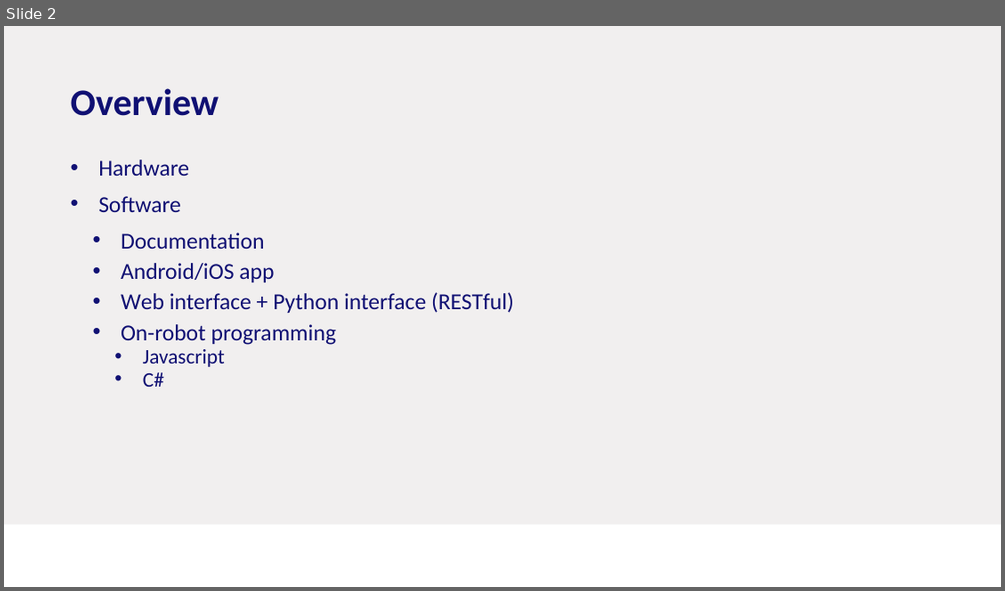
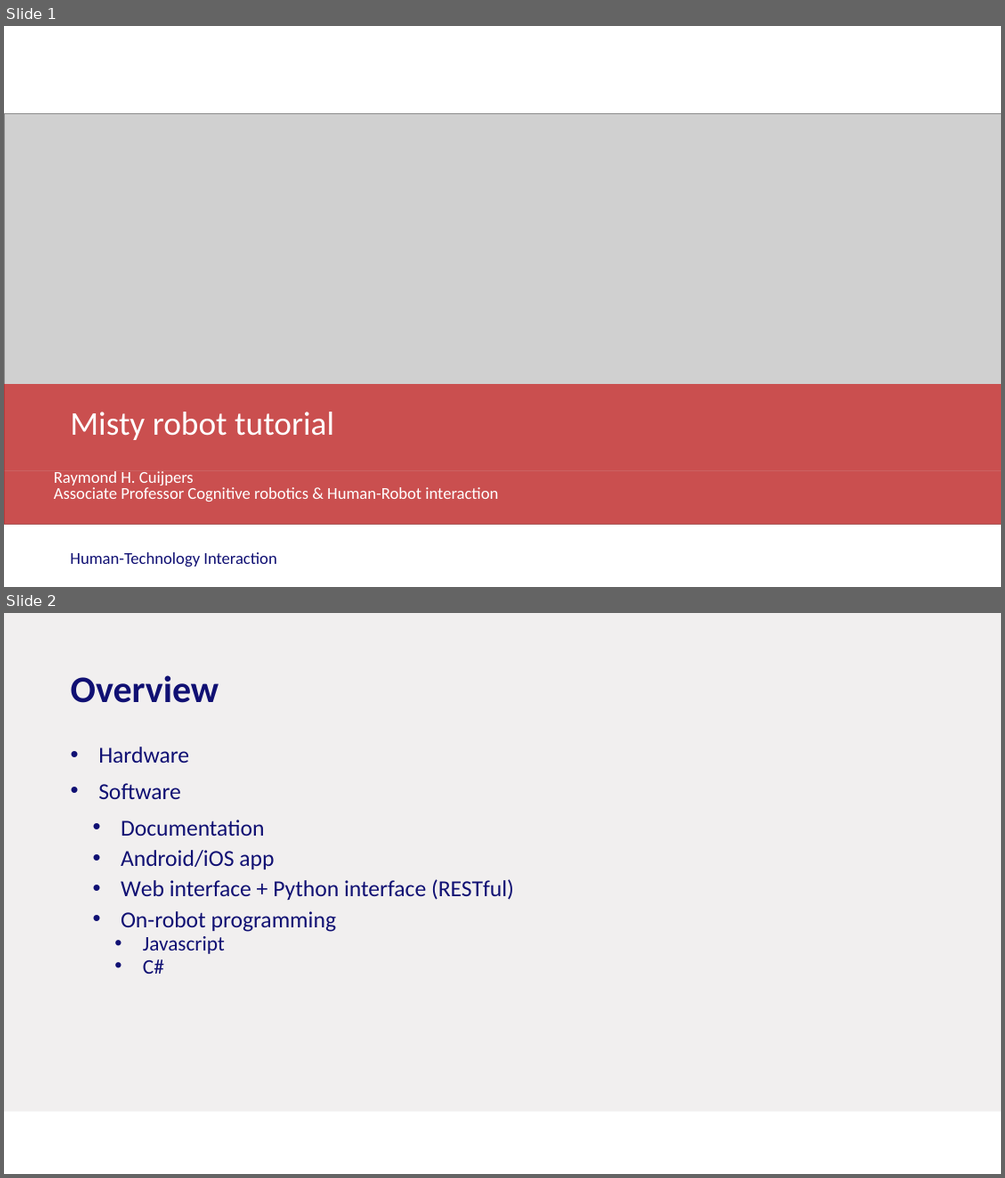
Before and after one commit to Rctue/nao-lib, a slide deck: Misty tutorial.pptx. Shown one above the other, each under a label of ours: slide 2 before the commit, slides 1 and 2 after it. The pictures are 1005x591 and 1005x1178 pixels, drawn with LibreOffice and Linux fonts; fonts in the diff are those of the drawing; grey boxes stand for pictures; background and template pictures are left out. Boxes give left, top, right and bottom in pixels: in the first picture for what was removed or moved away, otherwise in the second. Text is boxed around its words. In the diff, an @@ line names an element or a change of style, - is before the commit and + after.

```diff
--- a/Misty tutorial.pptx
+++ b/Misty tutorial.pptx
@@ slide 1 added at (4, 26, 1001, 587), background #FFFFFF; not listed: 1 template element that a slide beside it also shows @@
@@ picture added at (4, 113, 1001, 524) @@
@@ rectangle added at (4, 384, 1001, 471), fill #C81919 at 70% opacity, 32 pt, text #FFFFFF @@
+Misty robot tutorial
@@ text added at (4, 470, 1001, 524), fill #C81919 at 70% opacity, 16 pt, text #FFFFFF @@
+Raymond H. Cuijpers
+Associate Professor Cognitive robotics & Human-Robot interaction
@@ text added at (70, 552, 276, 566), 16 pt, text #101073 @@
+Human-Technology Interaction
```
Also in this commit, not shown: 1 slide removed.
